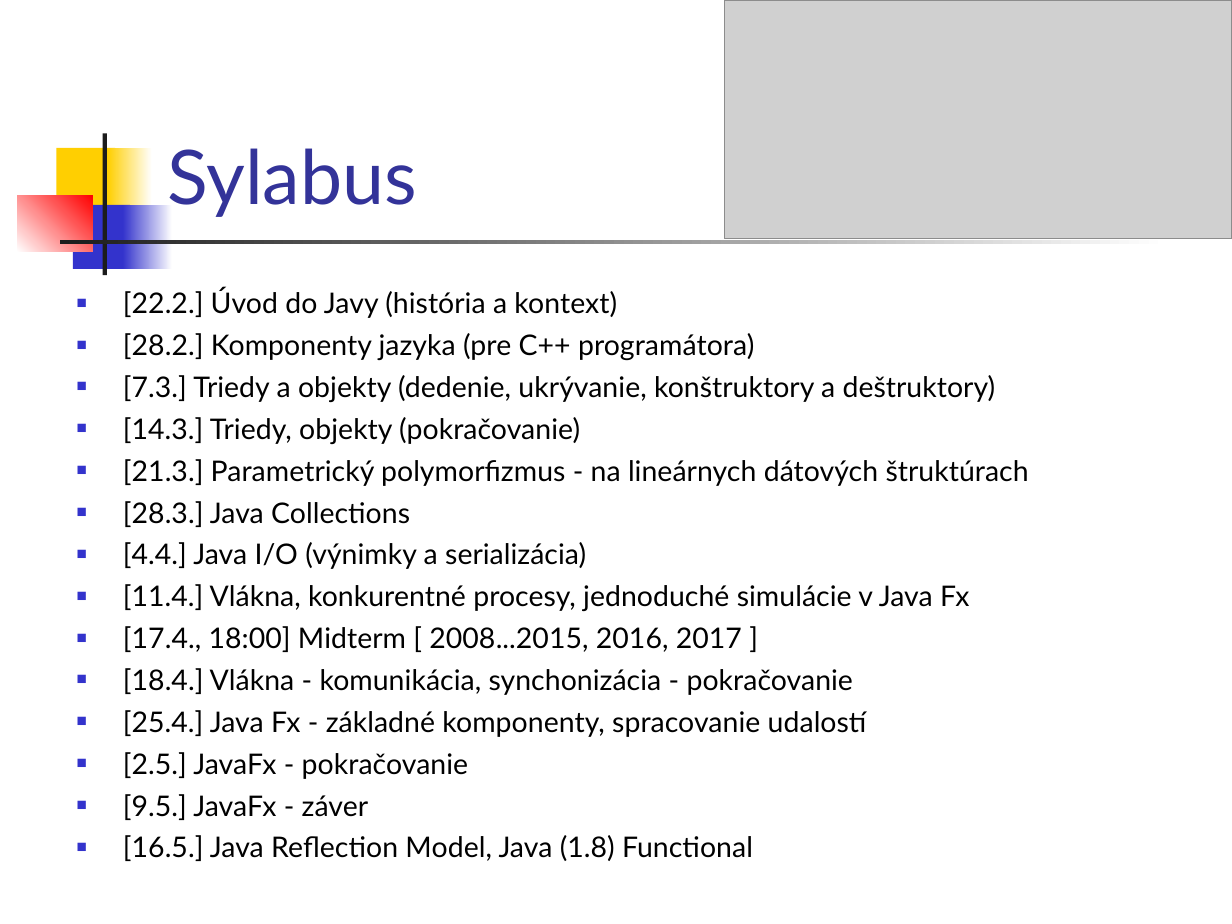
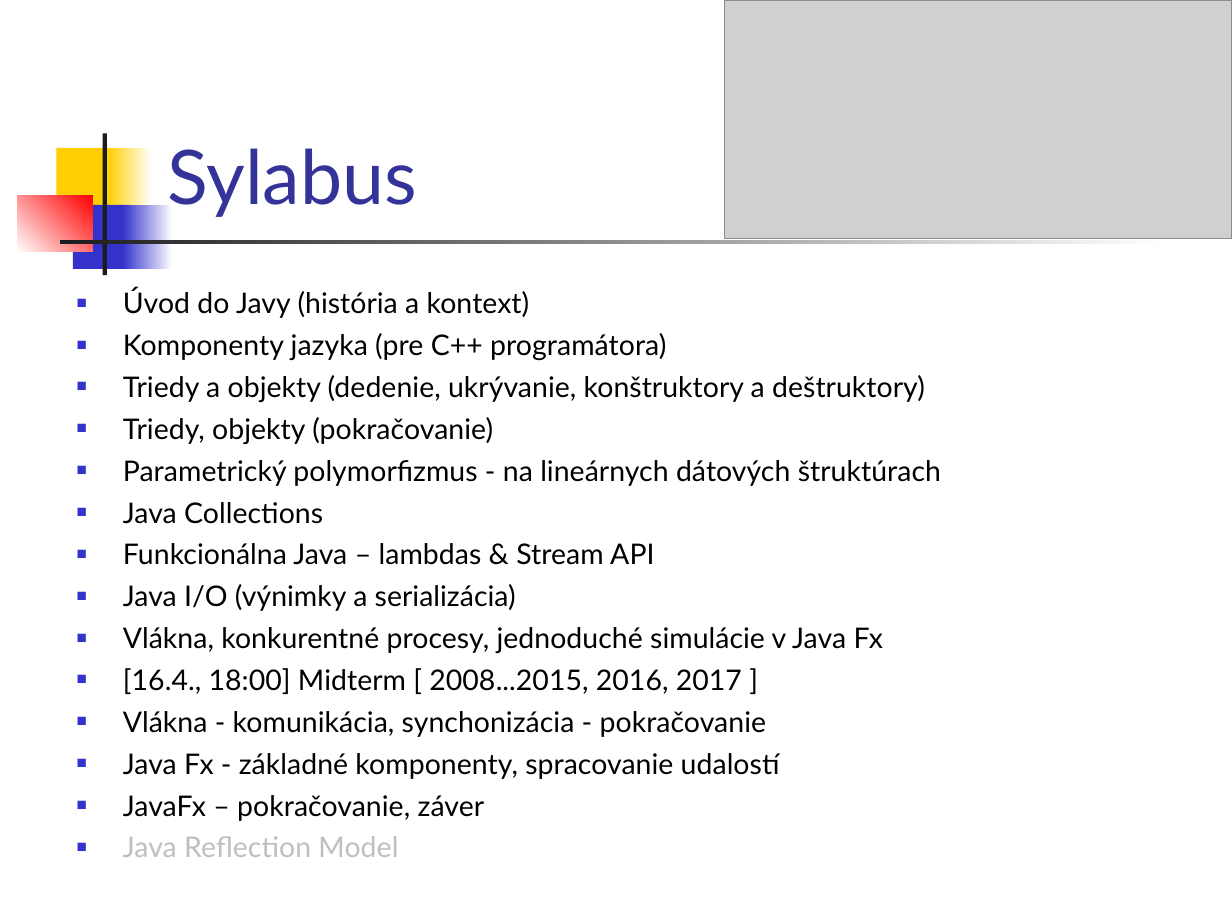
Before and after one commit to Programovanie4/Prednasky, a slide deck: slide 8 of 01/01_java.ppt. Drawn at 1232x924 pixels with LibreOffice and Linux fonts; fonts in the diff are those of the drawing; grey boxes stand for pictures. Boxes give left, top, right and bottom in pixels: in the first picture for what was removed or moved away, otherwise in the second. Text is boxed around its words. In the diff, an @@ line names an element or a change of style, - is before the commit and + after.

```diff
--- a/01/01_java.ppt
+++ b/01/01_java.ppt
@@ text at (123,289,941,857): text changed @@
-■ [22.2.] Úvod do Javy (história a kontext)
-■ [28.2.] Komponenty jazyka (pre C++ programátora)
-■ [7.3.] Triedy a objekty (dedenie, ukrývanie, konštruktory a deštruktory)
-■ [14.3.] Triedy, objekty (pokračovanie)
-■ [21.3.] Parametrický polymorfizmus - na lineárnych dátových štruktúrach
-■ [28.3.] Java Collections
-■ [4.4.] Java I/O (výnimky a serializácia)
-■ [11.4.] Vlákna, konkurentné procesy, jednoduché simulácie v Java Fx
-■ [17.4., 18:00] Midterm [ 2008...2015, 2016, 2017 ]
-■ [18.4.] Vlákna - komunikácia, synchonizácia - pokračovanie
-■ [25.4.] Java Fx - základné komponenty, spracovanie udalostí
-■ [2.5.] JavaFx - pokračovanie
-■ [9.5.] JavaFx - záver
-■ [16.5.] Java Reflection Model, Java (1.8) Functional
+■ Úvod do Javy (história a kontext)
+■ Komponenty jazyka (pre C++ programátora)
+■ Triedy a objekty (dedenie, ukrývanie, konštruktory a deštruktory)
+■ Triedy, objekty (pokračovanie)
+■ Parametrický polymorfizmus - na lineárnych dátových štruktúrach
+■ Java Collections
+■ Funkcionálna Java – lambdas & Stream API
+■ Java I/O (výnimky a serializácia)
+■ Vlákna, konkurentné procesy, jednoduché simulácie v Java Fx
+■ [16.4., 18:00] Midterm [ 2008...2015, 2016, 2017 ]
+■ Vlákna - komunikácia, synchonizácia - pokračovanie
+■ Java Fx - základné komponenty, spracovanie udalostí
+■ JavaFx – pokračovanie, záver
+■ Java Reflection Model
```
Also in this commit, not shown: 5 other slides changed, 3 other files.
